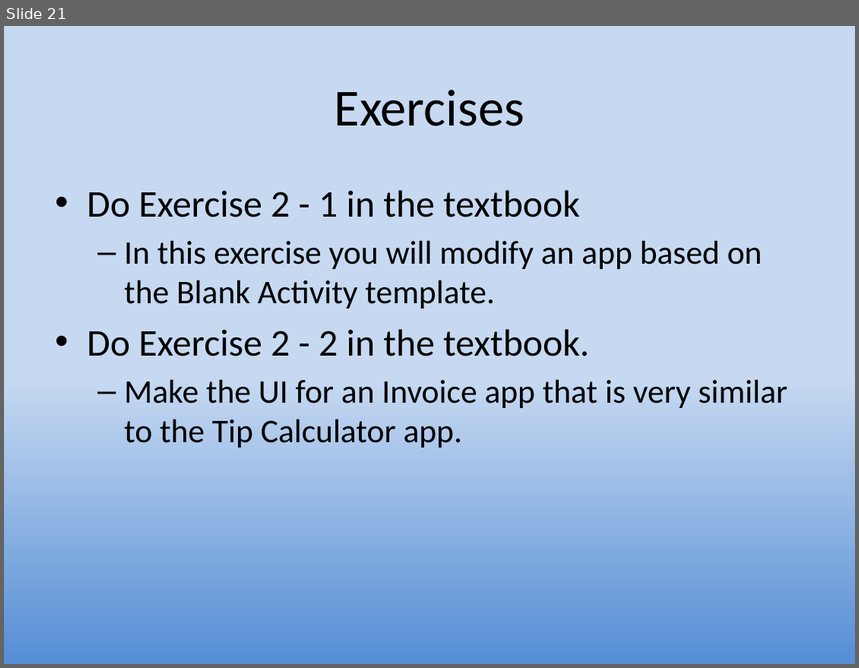
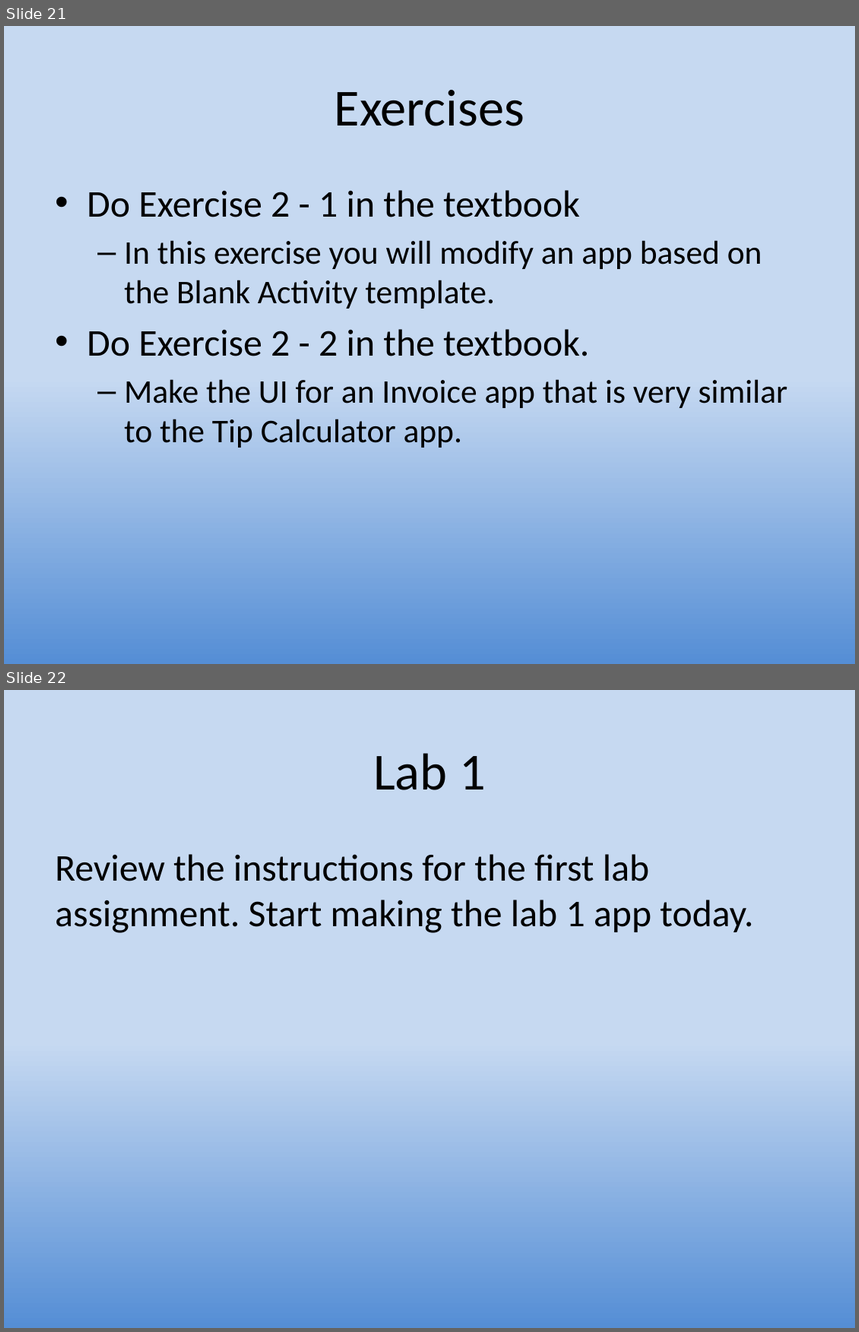
Before and after one commit to UO-CIS/CIS399Android-CourseMaterials, a slide deck: Notes and Slides/CIS399Wk1Day2-FirstApp.pptx. Shown one above the other, each under a label of ours: slide 21 before the commit, slides 21 and 22 after it. The pictures are 859x668 and 859x1332 pixels, drawn with LibreOffice and Linux fonts; fonts in the diff are those of the drawing. Boxes give left, top, right and bottom in pixels: in the first picture for what was removed or moved away, otherwise in the second. Text is boxed around its words. In the diff, an @@ line names an element or a change of style, - is before the commit and + after.

```diff
--- a/Notes and Slides/CIS399Wk1Day2-FirstApp.pptx
+++ b/Notes and Slides/CIS399Wk1Day2-FirstApp.pptx
@@ slide 22 added at (x1=4, y1=690, x2=855, y2=1328), background gradient #C6D9F1 to #558ED5 @@
@@ title added at (x1=373, y1=753, x2=486, y2=790), 44 pt, text #000000 @@
+Lab 1
@@ text added at (x1=55, y1=854, x2=753, y2=933), 32 pt, text #000000 @@
+Review the instructions for the first lab assignment. Start making the lab 1 app today.
```
Also in this commit, not shown: 1 slide changed, 5 other files.
